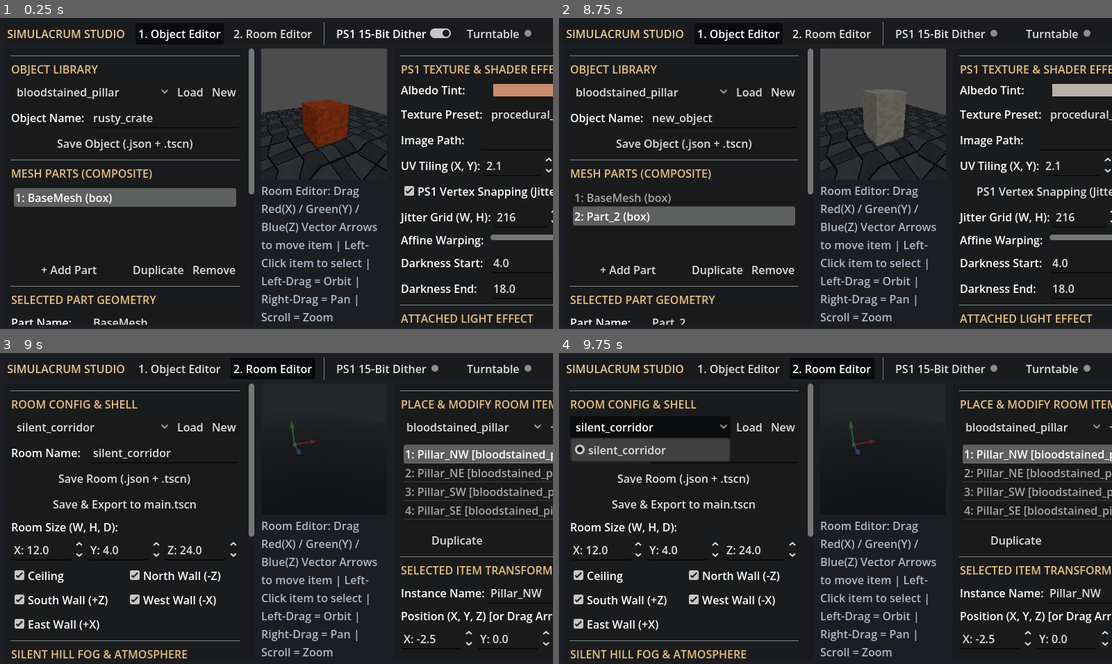
Above: before the commit, frames 1-4 (two rows, left to right).
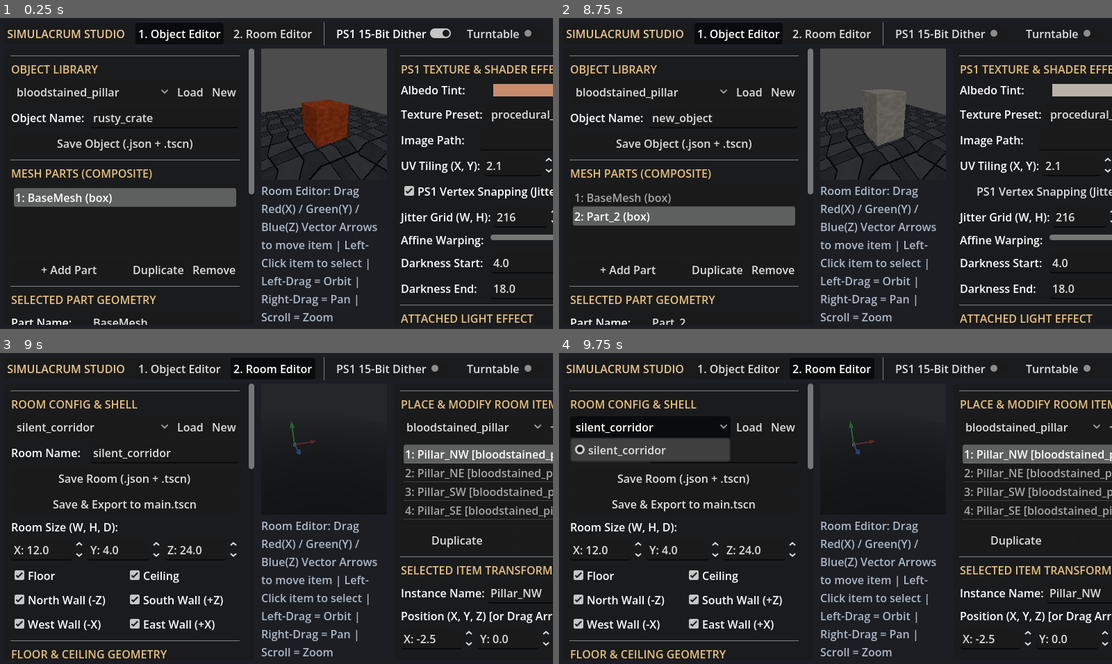
Above: after the commit, the same moments.

Repository: brotibi/Simulacrum
Game: Godot game, scene res://tools/simulacrum_studio.tscn
Same seed, same stepped clock (60 frames per second), same inputs: the game is played once before the commit and once after it. This scene is started directly instead of the project's main scene.
Inputs (mouse positions are in pixels of both pictures, inside the frame that each line leads up to):
- Up to frame 1 (0.25 s): no input
- Up to frame 2 (8.75 s): click "New" at 0.5 s; click "New" at 1.25 s; click "PS1 15-Bit Dither" at 2 s; click "Turntable" at 2.75 s; move the mouse to (957, 157) at 3.52 s; hold D (move_right) 3.53-4.25 s; hold F (flashlight) 3.53-4.25 s; click (957, 157) at 3.67 s; tap Space (jump) at 3.77 s; click "bloodstained_pillar" at 4.25 s; click "+ Add Part" at 5 s; click "Duplicate" at 5.75 s; click "Remove" at 6.5 s; click "PS1 Vertex Snapping (Jitter)" at 7.25 s; click "1. Object Editor" at 8 s
- Up to frame 3 (9 s): click "2. Room Editor" at 8.75 s
- Up to frame 4 (9.75 s): click "silent_corridor" at 9.5 s

Frames 1-2 are identical in both runs. In frame 3, 2.0% of the frame differs, in the area x 2-46%, y 36-99%; in frame 4, 2.0%.

Commit message:
Add floor, ceiling, and skybox customization to Room Editor in Simulacrum Studio

Diff:
--- a/scripts/simulacrum_builder.gd
+++ b/scripts/simulacrum_builder.gd
@@ -81,12 +81,29 @@
 	return {
 		"name": room_name,
 		"dimensions": [10.0, 4.0, 14.0],
+		"has_floor": true,
 		"has_ceiling": true,
+		"floor_thickness": 0.4,
+		"ceiling_thickness": 0.4,
+		"floor_y_offset": 0.0,
+		"ceiling_y_offset": 0.0,
+		"floor_subdivide": 6,
+		"ceiling_subdivide": 6,
 		"wall_north": true,
 		"wall_south": true,
 		"wall_east": true,
 		"wall_west": true,
 		"subdivide": 6,
+		"skybox": {
+			"mode": "procedural_sky", # solid_color, procedural_sky, custom_panorama
+			"background_color": [0.10, 0.11, 0.13],
+			"sky_top_color": [0.06, 0.07, 0.10],
+			"sky_horizon_color": [0.22, 0.24, 0.27],
+			"ground_horizon_color": [0.16, 0.17, 0.19],
+			"ground_bottom_color": [0.05, 0.05, 0.06],
+			"sky_energy": 0.85,
+			"panorama_path": ""
+		},
 		"fog_enabled": true,
 		"fog_color": [0.14, 0.15, 0.16],
 		"fog_density": 0.14,
@@ -464,14 +481,50 @@
 	var root := Node3D.new()
 	root.name = str(room_cfg.get("name", "CustomRoom"))
 
-	# Environment & Fog
+	# Environment, Skybox & Fog
 	var world_env := WorldEnvironment.new()
 	world_env.name = "WorldEnvironment"
 	var env := Environment.new()
-	env.background_mode = Environment.BG_COLOR
+
 	var fog_col_arr: Array = room_cfg.get("fog_color", [0.14, 0.15, 0.16])
 	var fog_col := Color(float(fog_col_arr[0]), float(fog_col_arr[1]), float(fog_col_arr[2]))
-	env.background_color = fog_col
+
+	var sky_cfg: Dictionary = room_cfg.get("skybox", {})
+	var sky_mode: String = str(sky_cfg.get("mode", "procedural_sky"))
+	var sky_energy := float(sky_cfg.get("sky_energy", 0.85))
+
+	if sky_mode == "procedural_sky":
+		env.background_mode = Environment.BG_SKY
+		env.background_energy_multiplier = sky_energy
+		var sky := Sky.new()
+		var proc_mat := ProceduralSkyMaterial.new()
+		var top_arr: Array = sky_cfg.get("sky_top_color", [0.06, 0.07, 0.10])
+		var hor_arr: Array = sky_cfg.get("sky_horizon_color", [0.22, 0.24, 0.27])
+		var ghor_arr: Array = sky_cfg.get("ground_horizon_color", [0.16, 0.17, 0.19])
+		var gbot_arr: Array = sky_cfg.get("ground_bottom_color", [0.05, 0.05, 0.06])
+		proc_mat.sky_top_color = Color(float(top_arr[0]), float(top_arr[1]), float(top_arr[2]))
+		proc_mat.sky_horizon_color = Color(float(hor_arr[0]), float(hor_arr[1]), float(hor_arr[2]))
+		proc_mat.ground_horizon_color = Color(float(ghor_arr[0]), float(ghor_arr[1]), float(ghor_arr[2]))
+		proc_mat.ground_bottom_color = Color(float(gbot_arr[0]), float(gbot_arr[1]), float(gbot_arr[2]))
+		sky.sky_material = proc_mat
+		env.sky = sky
+	elif sky_mode == "custom_panorama":
+		var pano_path: String = str(sky_cfg.get("panorama_path", ""))
+		var pano_tex := load_custom_texture(pano_path)
+		env.background_mode = Environment.BG_SKY
+		env.background_energy_multiplier = sky_energy
+		var sky := Sky.new()
+		var pano_mat := PanoramaSkyMaterial.new()
+		pano_mat.panorama = pano_tex
+		pano_mat.filter = false
+		sky.sky_material = pano_mat
+		env.sky = sky
+	else:
+		env.background_mode = Environment.BG_COLOR
+		var bg_arr: Array = sky_cfg.get("background_color", [fog_col.r, fog_col.g, fog_col.b])
+		env.background_color = Color(float(bg_arr[0]), float(bg_arr[1]), float(bg_arr[2]))
+		env.background_energy_multiplier = sky_energy
+
 	env.ambient_light_source = Environment.AMBIENT_SOURCE_COLOR
 	var amb_arr: Array = room_cfg.get("ambient_color", [0.18, 0.19, 0.21])
 	env.ambient_light_color = Color(float(amb_arr[0]), float(amb_arr[1]), float(amb_arr[2]))
@@ -493,26 +546,50 @@
 	var w := maxf(float(dims_arr[0]), 2.0)
 	var h := maxf(float(dims_arr[1]), 2.0)
 	var d := maxf(float(dims_arr[2]), 2.0)
-	var subdiv := clampi(int(room_cfg.get("subdivide", 6)), 1, 16)
-	var thickness := 0.4
+	var wall_subdiv := clampi(int(room_cfg.get("subdivide", 6)), 1, 16)
+	var floor_subdiv := clampi(int(room_cfg.get("floor_subdivide", wall_subdiv)), 1, 16)
+	var ceil_subdiv := clampi(int(room_cfg.get("ceiling_subdivide", wall_subdiv)), 1, 16)
+
+	var wall_thickness := 0.4
+	var floor_thickness := maxf(float(room_cfg.get("floor_thickness", 0.4)), 0.05)
+	var ceil_thickness := maxf(float(room_cfg.get("ceiling_thickness", 0.4)), 0.05)
+	var floor_y_off := float(room_cfg.get("floor_y_offset", 0.0))
+	var ceil_y_off := float(room_cfg.get("ceiling_y_offset", 0.0))
 
 	var floor_mat := build_ps1_material(room_cfg.get("floor_material", default_material_config()))
 	var wall_mat := build_ps1_material(room_cfg.get("wall_material", default_material_config()))
 	var ceil_mat := build_ps1_material(room_cfg.get("ceiling_material", default_material_config()))
 
-	_add_room_surface(shell, root, "Floor", Vector3(w, thickness, d), Vector3(0, -thickness * 0.5, 0), floor_mat, subdiv)
+	if bool(room_cfg.get("has_floor", true)):
+		_add_room_surface(
+			shell,
+			root,
+			"Floor",
+			Vector3(w, floor_thickness, d),
+			Vector3(0, -floor_thickness * 0.5 + floor_y_off, 0),
+			floor_mat,
+			floor_subdiv
+		)
 
 	if bool(room_cfg.get("has_ceiling", true)):
-		_add_room_surface(shell, root, "Ceiling", Vector3(w, thickness, d), Vector3(0, h + thickness * 0.5, 0), ceil_mat, subdiv)
+		_add_room_surface(
+			shell,
+			root,
+			"Ceiling",
+			Vector3(w, ceil_thickness, d),
+			Vector3(0, h + ceil_thickness * 0.5 + ceil_y_off, 0),
+			ceil_mat,
+			ceil_subdiv
+		)
 
 	if bool(room_cfg.get("wall_north", true)):
-		_add_room_surface(shell, root, "WallNorth", Vector3(w, h, thickness), Vector3(0, h * 0.5, -d * 0.5 + thickness * 0.5), wall_mat, subdiv)
+		_add_room_surface(shell, root, "WallNorth", Vector3(w, h, wall_thickness), Vector3(0, h * 0.5, -d * 0.5 + wall_thickness * 0.5), wall_mat, wall_subdiv)
 	if bool(room_cfg.get("wall_south", true)):
-		_add_room_surface(shell, root, "WallSouth", Vector3(w, h, thickness), Vector3(0, h * 0.5, d * 0.5 - thickness * 0.5), wall_mat, subdiv)
+		_add_room_surface(shell, root, "WallSouth", Vector3(w, h, wall_thickness), Vector3(0, h * 0.5, d * 0.5 - wall_thickness * 0.5), wall_mat, wall_subdiv)
 	if bool(room_cfg.get("wall_west", true)):
-		_add_room_surface(shell, root, "WallWest", Vector3(thickness, h, d), Vector3(-w * 0.5 + thickness * 0.5, h * 0.5, 0), wall_mat, subdiv)
+		_add_room_surface(shell, root, "WallWest", Vector3(wall_thickness, h, d), Vector3(-w * 0.5 + wall_thickness * 0.5, h * 0.5, 0), wall_mat, wall_subdiv)
 	if bool(room_cfg.get("wall_east", true)):
-		_add_room_surface(shell, root, "WallEast", Vector3(thickness, h, d), Vector3(w * 0.5 - thickness * 0.5, h * 0.5, 0), wall_mat, subdiv)
+		_add_room_surface(shell, root, "WallEast", Vector3(wall_thickness, h, d), Vector3(w * 0.5 - wall_thickness * 0.5, h * 0.5, 0), wall_mat, wall_subdiv)
 
 	# Placed Items
 	var items_holder := Node3D.new()
--- a/tools/simulacrum_studio.gd
+++ b/tools/simulacrum_studio.gd
@@ -20,6 +20,24 @@
 	"prism",
 	"plane",
 	"custom_model"
+]
+
+const SKYBOX_MODES: Array[String] = [
+	"procedural_sky",
+	"solid_color",
+	"custom_panorama"
+]
+
+const ROOM_SURFACE_TARGETS: Array[String] = [
+	"floor_material",
+	"ceiling_material",
+	"wall_material"
+]
+
+const ROOM_SURFACE_LABELS: Array[String] = [
+	"Floor Surface",
+	"Ceiling Surface",
+	"Walls Surface"
 ]
 
 enum Mode { OBJECT_EDITOR, ROOM_EDITOR }
@@ -113,20 +131,39 @@
 var room_dim_w: SpinBox
 var room_dim_h: SpinBox
 var room_dim_d: SpinBox
+var room_floor_chk: CheckBox
 var room_ceil_chk: CheckBox
 var room_wall_n_chk: CheckBox
 var room_wall_s_chk: CheckBox
 var room_wall_e_chk: CheckBox
 var room_wall_w_chk: CheckBox
+var room_floor_thick_spin: SpinBox
+var room_floor_y_spin: SpinBox
+var room_floor_subdiv_spin: SpinBox
+var room_ceil_thick_spin: SpinBox
+var room_ceil_y_spin: SpinBox
+var room_ceil_subdiv_spin: SpinBox
+
+var room_sky_mode_option: OptionButton
+var room_sky_top_color: ColorPickerButton
+var room_sky_horizon_color: ColorPickerButton
+var room_sky_ground_color: ColorPickerButton
+var room_sky_energy_spin: SpinBox
+var room_sky_pano_edit: LineEdit
+
 var room_fog_chk: CheckBox
 var room_fog_color: ColorPickerButton
 var room_fog_density: SpinBox
 var room_surface_selector: OptionButton
 var room_surf_color: ColorPickerButton
 var room_surf_tex_option: OptionButton
+var room_surf_custom_tex_edit: LineEdit
 var room_surf_uv_x: SpinBox
 var room_surf_uv_y: SpinBox
+var room_surf_snap_chk: CheckBox
 var room_surf_affine: HSlider
+var room_surf_dark_start: SpinBox
+var room_surf_dark_end: SpinBox
 
 var room_catalog_option: OptionButton
 var room_items_list: ItemList
@@ -868,12 +905,17 @@
 	room_dim_h = dim_spins[1]
 	room_dim_d = dim_spins[2]
 
-	# Compact 2-column grid for wall/ceiling toggles
+	# Compact 2-column grid for floor/ceiling/wall toggles
 	var wall_grid := GridContainer.new()
 	wall_grid.columns = 2
 	wall_grid.size_flags_horizontal = Control.SIZE_EXPAND_FILL
 	left_room_panel.add_child(wall_grid)
 
+	room_floor_chk = _add_labeled_checkbox(wall_grid, "Floor", true, func(on: bool):
+		if _updating_ui: return
+		room_cfg["has_floor"] = on
+		_rebuild_preview()
+	)
 	room_ceil_chk = _add_labeled_checkbox(wall_grid, "Ceiling", true, func(on: bool):
 		if _updating_ui: return
 		room_cfg["has_ceiling"] = on
@@ -900,27 +942,41 @@
 		_rebuild_preview()
 	)
 
-	_add_header(left_room_panel, "SILENT HILL FOG & ATMOSPHERE")
-	room_fog_chk = _add_labeled_checkbox(left_room_panel, "Enable Depth Fog", true, func(on: bool):
-		if _updating_ui: return
-		room_cfg["fog_enabled"] = on
-		_rebuild_preview()
-	)
-	room_fog_color = _add_labeled_color(left_room_panel, "Fog Color:", Color(0.14, 0.15, 0.16), func(c: Color):
-		if _updating_ui: return
-		room_cfg["fog_color"] = [c.r, c.g, c.b]
-		_rebuild_preview()
-	)
-	room_fog_density = _add_labeled_spin(left_room_panel, "Fog Density:", 0.0, 0.6, 0.01, 0.14, func(v: float):
-		if _updating_ui: return
-		room_cfg["fog_density"] = v
-		_rebuild_preview()
-	)
-
-	_add_header(left_room_panel, "ROOM SURFACE MATERIALS")
-	var surf_targets: Array[String] = ["floor_material", "wall_material", "ceiling_material"]
-	room_surface_selector = _add_labeled_option(left_room_panel, "Surface:", surf_targets, func(idx: int):
-		room_surface_target = surf_targets[idx]
+	_add_header(left_room_panel, "FLOOR & CEILING GEOMETRY")
+	room_floor_thick_spin = _add_labeled_spin(left_room_panel, "Floor Thickness:", 0.05, 5.0, 0.05, 0.4, func(v: float):
+		if _updating_ui: return
+		room_cfg["floor_thickness"] = v
+		_rebuild_preview()
+	)
+	room_floor_y_spin = _add_labeled_spin(left_room_panel, "Floor Y Offset:", -10.0, 10.0, 0.05, 0.0, func(v: float):
+		if _updating_ui: return
+		room_cfg["floor_y_offset"] = v
+		_rebuild_preview()
+	)
+	room_floor_subdiv_spin = _add_labeled_spin(left_room_panel, "Floor Subdivs:", 1, 16, 1, 6, func(v: float):
+		if _updating_ui: return
+		room_cfg["floor_subdivide"] = int(v)
+		_rebuild_preview()
+	)
+	room_ceil_thick_spin = _add_labeled_spin(left_room_panel, "Ceiling Thickness:", 0.05, 5.0, 0.05, 0.4, func(v: float):
+		if _updating_ui: return
+		room_cfg["ceiling_thickness"] = v
+		_rebuild_preview()
+	)
+	room_ceil_y_spin = _add_labeled_spin(left_room_panel, "Ceiling Y Offset:", -10.0, 10.0, 0.05, 0.0, func(v: float):
+		if _updating_ui: return
+		room_cfg["ceiling_y_offset"] = v
+		_rebuild_preview()
+	)
+	room_ceil_subdiv_spin = _add_labeled_spin(left_room_panel, "Ceiling Subdivs:", 1, 16, 1, 6, func(v: float):
+		if _updating_ui: return
+		room_cfg["ceiling_subdivide"] = int(v)
+		_rebuild_preview()
+	)
+
+	_add_header(left_room_panel, "FLOOR, CEILING & WALL MATERIALS")
+	room_surface_selector = _add_labeled_option(left_room_panel, "Edit Surface:", ROOM_SURFACE_LABELS, func(idx: int):
+		room_surface_target = ROOM_SURFACE_TARGETS[idx]
 		_populate_room_surface_ui()
 	)
 
@@ -932,6 +988,11 @@
 	room_surf_tex_option = _add_labeled_option(left_room_panel, "Texture:", TEXTURE_MODES, func(idx: int):
 		if _updating_ui: return
 		room_cfg[room_surface_target]["texture_mode"] = TEXTURE_MODES[idx]
+		_rebuild_preview()
+	)
+	room_surf_custom_tex_edit = _add_labeled_line_edit(left_room_panel, "Image Path:", "", func(v: String):
+		if _updating_ui: return
+		room_cfg[room_surface_target]["custom_texture_path"] = v
 		_rebuild_preview()
 	)
 	var r_uv := _add_vec2_spins(left_room_panel, "UV Scale (X, Y):", 0.5, 40.0, 0.5, Vector2(8, 12), func(v: Vector2):
@@ -942,9 +1003,77 @@
 	room_surf_uv_x = r_uv[0]
 	room_surf_uv_y = r_uv[1]
 
+	room_surf_snap_chk = _add_labeled_checkbox(left_room_panel, "PS1 Vertex Snapping (Jitter)", true, func(on: bool):
+		if _updating_ui: return
+		room_cfg[room_surface_target]["vertex_snap_enabled"] = on
+		_rebuild_preview()
+	)
+
 	room_surf_affine = _add_labeled_slider(left_room_panel, "Affine Warping:", 0.0, 1.0, 0.05, 1.0, func(v: float):
 		if _updating_ui: return
 		room_cfg[room_surface_target]["affine_amount"] = v
+		_rebuild_preview()
+	)
+	room_surf_dark_start = _add_labeled_spin(left_room_panel, "Darkness Start:", 0.5, 40.0, 0.5, 4.0, func(v: float):
+		if _updating_ui: return
+		room_cfg[room_surface_target]["vertex_darkening_start"] = v
+		_rebuild_preview()
+	)
+	room_surf_dark_end = _add_labeled_spin(left_room_panel, "Darkness End:", 1.0, 60.0, 0.5, 18.0, func(v: float):
+		if _updating_ui: return
+		room_cfg[room_surface_target]["vertex_darkening_end"] = v
+		_rebuild_preview()
+	)
+
+	_add_header(left_room_panel, "SKYBOX & SILENT HILL FOG")
+	room_sky_mode_option = _add_labeled_option(left_room_panel, "Skybox Mode:", SKYBOX_MODES, func(idx: int):
+		if _updating_ui: return
+		_ensure_room_skybox_dict()["mode"] = SKYBOX_MODES[idx]
+		_rebuild_preview()
+	)
+	room_sky_top_color = _add_labeled_color(left_room_panel, "Sky / BG Color:", Color(0.06, 0.07, 0.10), func(c: Color):
+		if _updating_ui: return
+		var sky := _ensure_room_skybox_dict()
+		sky["sky_top_color"] = [c.r, c.g, c.b]
+		sky["background_color"] = [c.r, c.g, c.b]
+		_rebuild_preview()
+	)
+	room_sky_horizon_color = _add_labeled_color(left_room_panel, "Horizon Color:", Color(0.22, 0.24, 0.27), func(c: Color):
+		if _updating_ui: return
+		var sky := _ensure_room_skybox_dict()
+		sky["sky_horizon_color"] = [c.r, c.g, c.b]
+		sky["ground_horizon_color"] = [c.r, c.g, c.b]
+		_rebuild_preview()
+	)
+	room_sky_ground_color = _add_labeled_color(left_room_panel, "Ground Color:", Color(0.05, 0.05, 0.06), func(c: Color):
+		if _updating_ui: return
+		_ensure_room_skybox_dict()["ground_bottom_color"] = [c.r, c.g, c.b]
+		_rebuild_preview()
+	)
+	room_sky_energy_spin = _add_labeled_spin(left_room_panel, "Sky Energy:", 0.0, 4.0, 0.05, 0.85, func(v: float):
+		if _updating_ui: return
+		_ensure_room_skybox_dict()["sky_energy"] = v
+		_rebuild_preview()
+	)
+	room_sky_pano_edit = _add_labeled_line_edit(left_room_panel, "Panorama (res://):", "", func(v: String):
+		if _updating_ui: return
+		_ensure_room_skybox_dict()["panorama_path"] = v
+		_rebuild_preview()
+	)
+
+	room_fog_chk = _add_labeled_checkbox(left_room_panel, "Enable Depth Fog", true, func(on: bool):
+		if _updating_ui: return
+		room_cfg["fog_enabled"] = on
+		_rebuild_preview()
+	)
+	room_fog_color = _add_labeled_color(left_room_panel, "Fog Color:", Color(0.14, 0.15, 0.16), func(c: Color):
+		if _updating_ui: return
+		room_cfg["fog_color"] = [c.r, c.g, c.b]
+		_rebuild_preview()
+	)
+	room_fog_density = _add_labeled_spin(left_room_panel, "Fog Density:", 0.0, 0.6, 0.01, 0.14, func(v: float):
+		if _updating_ui: return
+		room_cfg["fog_density"] = v
 		_rebuild_preview()
 	)
 
@@ -1369,6 +1498,21 @@
 	_updating_ui = false
 
 
+func _ensure_room_skybox_dict() -> Dictionary:
+	if not room_cfg.has("skybox") or not (room_cfg["skybox"] is Dictionary):
+		room_cfg["skybox"] = {
+			"mode": "procedural_sky",
+			"background_color": [0.10, 0.11, 0.13],
+			"sky_top_color": [0.06, 0.07, 0.10],
+			"sky_horizon_color": [0.22, 0.24, 0.27],
+			"ground_horizon_color": [0.16, 0.17, 0.19],
+			"ground_bottom_color": [0.05, 0.05, 0.06],
+			"sky_energy": 0.85,
+			"panorama_path": ""
+		}
+	return room_cfg["skybox"]
+
+
 func _populate_room_ui() -> void:
 	_updating_ui = true
 	room_name_edit.text = str(room_cfg.get("name", "silent_corridor"))
@@ -1377,11 +1521,32 @@
 	room_dim_h.value = float(dims[1])
 	room_dim_d.value = float(dims[2])
 
+	room_floor_chk.button_pressed = bool(room_cfg.get("has_floor", true))
 	room_ceil_chk.button_pressed = bool(room_cfg.get("has_ceiling", true))
 	room_wall_n_chk.button_pressed = bool(room_cfg.get("wall_north", true))
 	room_wall_s_chk.button_pressed = bool(room_cfg.get("wall_south", true))
 	room_wall_e_chk.button_pressed = bool(room_cfg.get("wall_east", true))
 	room_wall_w_chk.button_pressed = bool(room_cfg.get("wall_west", true))
+
+	room_floor_thick_spin.value = float(room_cfg.get("floor_thickness", 0.4))
+	room_floor_y_spin.value = float(room_cfg.get("floor_y_offset", 0.0))
+	room_floor_subdiv_spin.value = int(room_cfg.get("floor_subdivide", 6))
+
+	room_ceil_thick_spin.value = float(room_cfg.get("ceiling_thickness", 0.4))
+	room_ceil_y_spin.value = float(room_cfg.get("ceiling_y_offset", 0.0))
+	room_ceil_subdiv_spin.value = int(room_cfg.get("ceiling_subdivide", 6))
+
+	var sky := _ensure_room_skybox_dict()
+	var sky_idx := SKYBOX_MODES.find(str(sky.get("mode", "procedural_sky")))
+	room_sky_mode_option.selected = maxi(0, sky_idx)
+	var top_col: Array = sky.get("sky_top_color", [0.06, 0.07, 0.10])
+	room_sky_top_color.color = Color(float(top_col[0]), float(top_col[1]), float(top_col[2]))
+	var hor_col: Array = sky.get("sky_horizon_color", [0.22, 0.24, 0.27])
+	room_sky_horizon_color.color = Color(float(hor_col[0]), float(hor_col[1]), float(hor_col[2]))
+	var gnd_col: Array = sky.get("ground_bottom_color", [0.05, 0.05, 0.06])
+	room_sky_ground_color.color = Color(float(gnd_col[0]), float(gnd_col[1]), float(gnd_col[2]))
+	room_sky_energy_spin.value = float(sky.get("sky_energy", 0.85))
+	room_sky_pano_edit.text = str(sky.get("panorama_path", ""))
 
 	room_fog_chk.button_pressed = bool(room_cfg.get("fog_enabled", true))
 	var fcol: Array = room_cfg.get("fog_color", [0.14, 0.15, 0.16])
@@ -1398,15 +1563,24 @@
 
 func _populate_room_surface_ui() -> void:
 	_updating_ui = true
-	var mat: Dictionary = room_cfg.get(room_surface_target, SimulacrumBuilder.default_material_config())
+	if not room_cfg.has(room_surface_target) or not (room_cfg[room_surface_target] is Dictionary):
+		room_cfg[room_surface_target] = SimulacrumBuilder.default_material_config()
+	var mat: Dictionary = room_cfg[room_surface_target]
+	var s_idx := ROOM_SURFACE_TARGETS.find(room_surface_target)
+	room_surface_selector.selected = maxi(0, s_idx)
+
 	var col: Array = mat.get("albedo_color", [0.4, 0.4, 0.4, 1.0])
 	room_surf_color.color = Color(float(col[0]), float(col[1]), float(col[2]))
 	var tidx := TEXTURE_MODES.find(str(mat.get("texture_mode", "procedural_concrete")))
 	room_surf_tex_option.selected = maxi(0, tidx)
+	room_surf_custom_tex_edit.text = str(mat.get("custom_texture_path", ""))
 	var uvs: Array = mat.get("uv_scale", [8.0, 8.0])
 	room_surf_uv_x.value = float(uvs[0])
 	room_surf_uv_y.value = float(uvs[1])
+	room_surf_snap_chk.button_pressed = bool(mat.get("vertex_snap_enabled", true))
 	room_surf_affine.value = float(mat.get("affine_amount", 1.0))
+	room_surf_dark_start.value = float(mat.get("vertex_darkening_start", 4.0))
+	room_surf_dark_end.value = float(mat.get("vertex_darkening_end", 18.0))
 	_updating_ui = false
 
 
